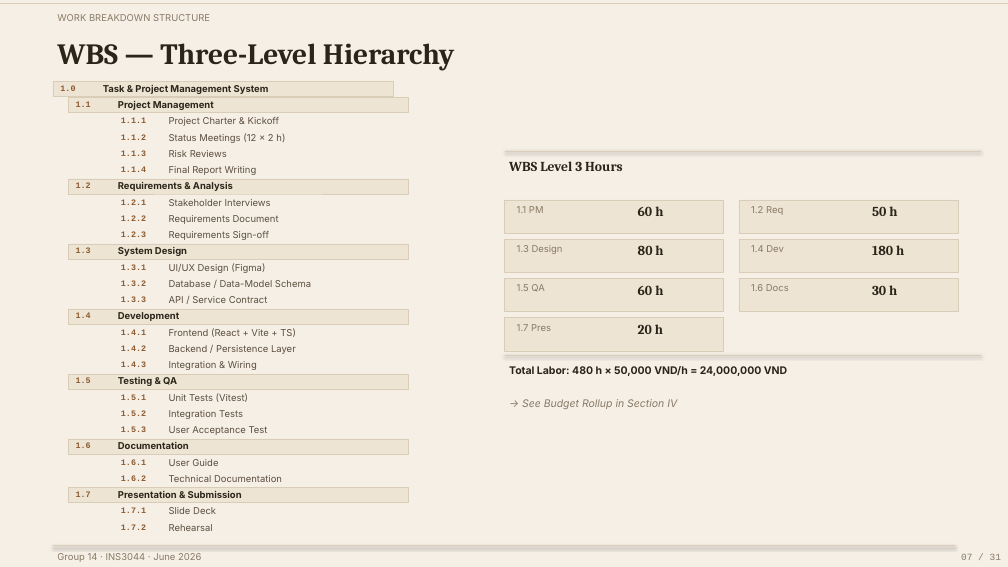
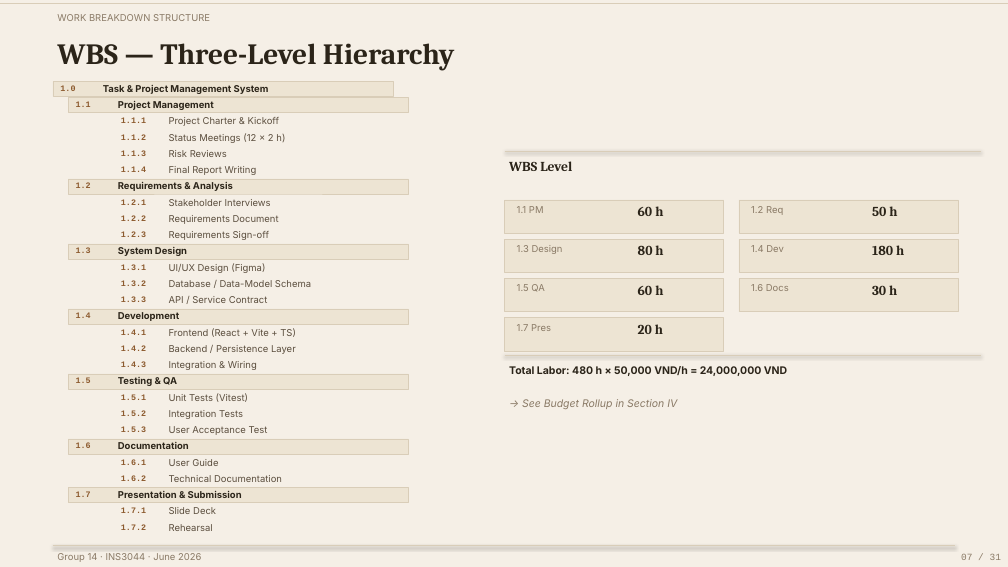
Before and after one commit to longduc205/Task-and-Project-Management-System, a slide deck: slide 8 of docs/slides/Group14_INS3044_Cartesian.pptx. Drawn at 1008x567 pixels with LibreOffice and Linux fonts; fonts in the diff are those of the drawing. Boxes give left, top, right and bottom in pixels: in the first picture for what was removed or moved away, otherwise in the second. Text is boxed around its words. In the diff, an @@ line names an element or a change of style, - is before the commit and + after.

```diff
--- a/docs/slides/Group14_INS3044_Cartesian.pptx
+++ b/docs/slides/Group14_INS3044_Cartesian.pptx
@@ text at bbox=[509, 161, 572, 171]: text changed @@
-WBS Level 3 Hours
+WBS Level
```
Also in this commit, not shown: 4 other slides changed.
